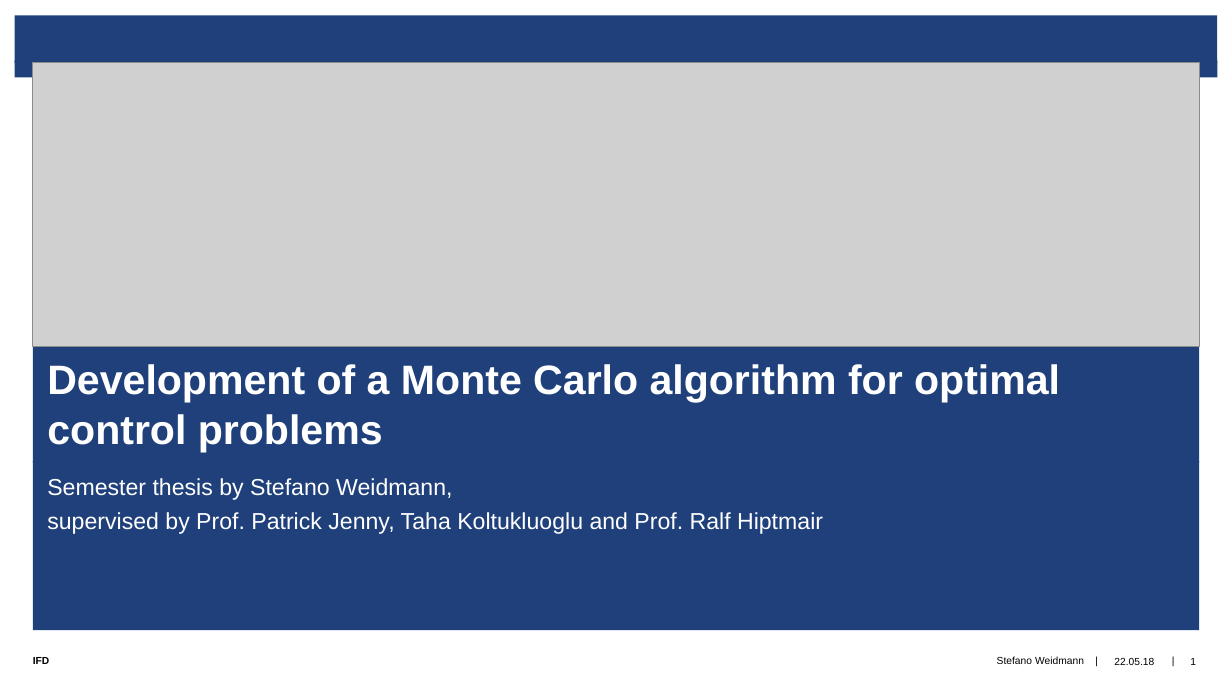
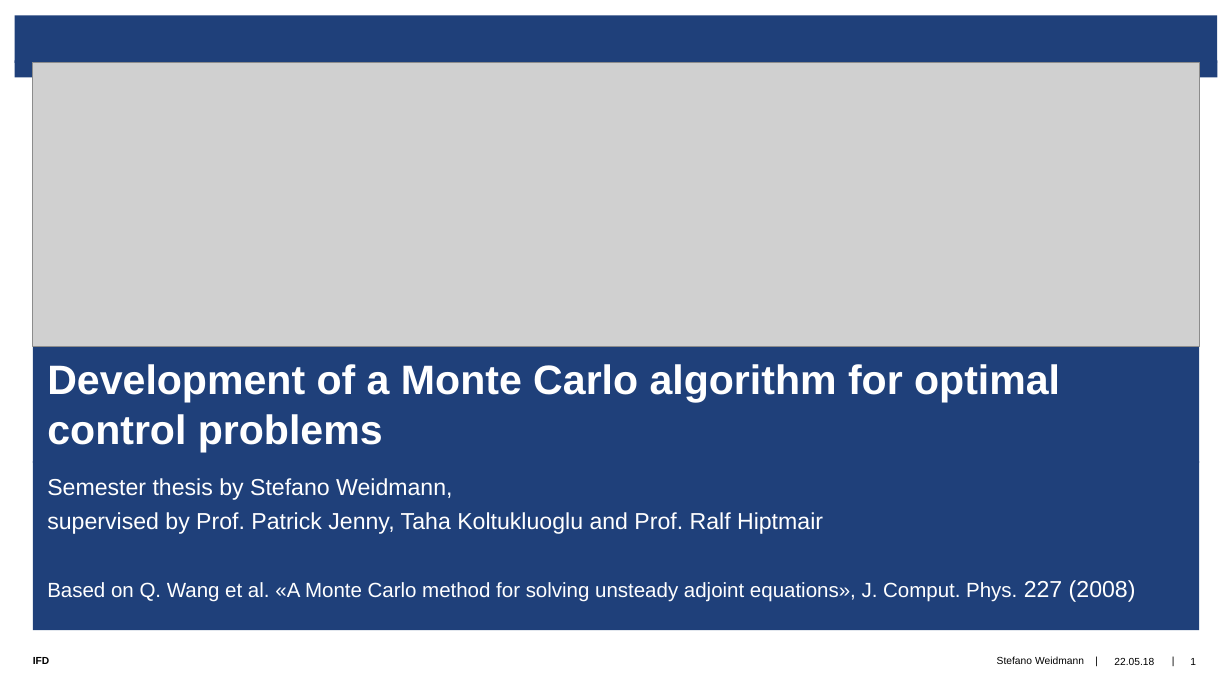
Before and after one commit to detu/mcadjoint, a slide deck: slide 1 of Presentation/Presentation AdjointMC.pptx. Drawn at 1232x693 pixels with LibreOffice and Linux fonts; fonts in the diff are those of the drawing; grey boxes stand for pictures; background and template pictures are left out. Boxes give left, top, right and bottom in pixels: in the first picture for what was removed or moved away, otherwise in the second. Text is boxed around its words. In the diff, an @@ line names an element or a change of style, - is before the commit and + after.

Commit message:
Presentation

```diff
--- a/Presentation/Presentation AdjointMC.pptx
+++ b/Presentation/Presentation AdjointMC.pptx
@@ subtitle at bbox=[47, 580, 1136, 602]: paragraph added @@
+Based on Q. Wang et al. «A Monte Carlo method for solving unsteady adjoint equations», J. Comput. Phys. 227 (2008)
```
Also in this commit, not shown: 1 other slide changed, 3 slides added, 1 other file.
